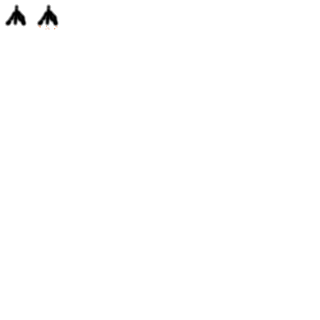
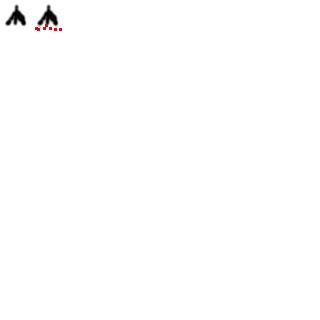
Layer changes from the first 320px x 320px image to the second:
painted on "Background" over left=35, top=24, right=62, bottom=31
